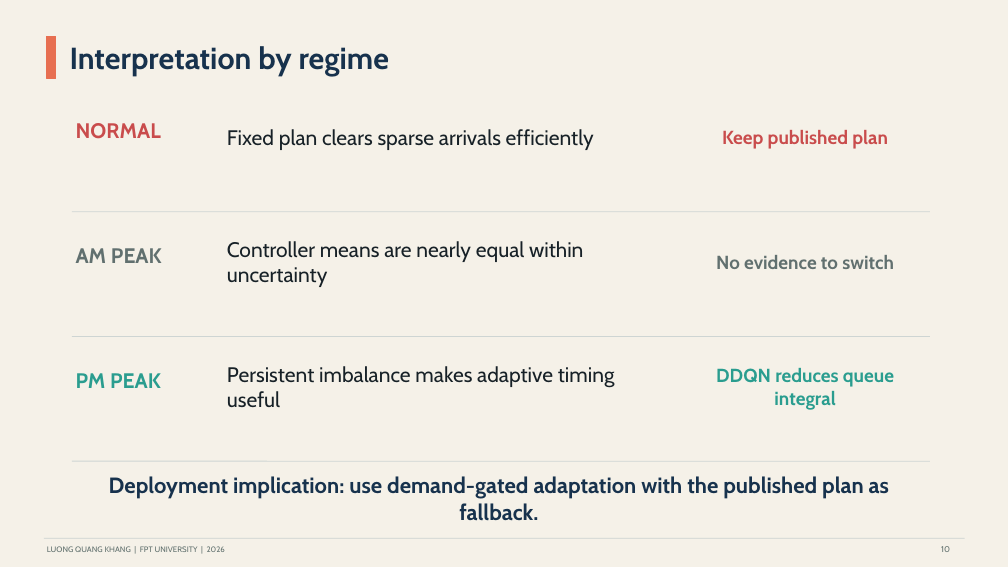
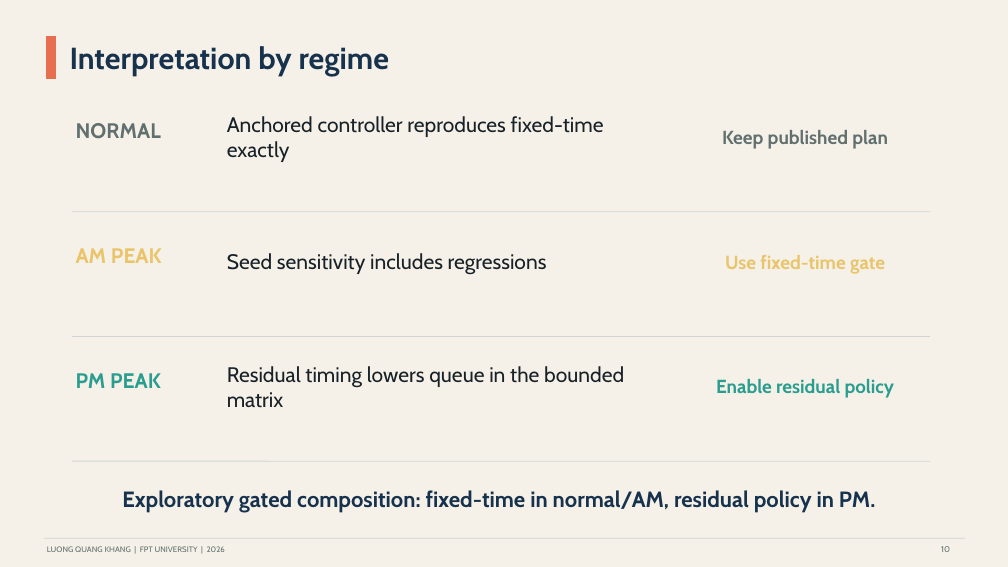
Before and after one commit to khanglqse/Thesis, a slide deck: slide 10 of presentation/thesis_defense_danang.pptx. Drawn at 1008x567 pixels with LibreOffice and Linux fonts; fonts in the diff are those of the drawing. Boxes give left, top, right and bottom in pixels: in the first picture for what was removed or moved away, otherwise in the second. Text is boxed around its words. In the diff, an @@ line names an element or a change of style, - is before the commit and + after.

Commit message:
Align thesis and defense with bounded network evidence

```diff
--- a/presentation/thesis_defense_danang.pptx
+++ b/presentation/thesis_defense_danang.pptx
@@ text "NORMAL" at <box>76,123,161,138</box>: text colour #C94C4C to #61706F @@
@@ text at <box>227,116,604,162</box>: text changed @@
-Fixed plan clears sparse arrivals efficiently
+Anchored controller reproduces fixed-time exactly
@@ text "Keep published plan" at <box>722,130,888,149</box>: text colour #C94C4C to #61706F @@
@@ text "AM PEAK" at <box>76,248,162,263</box>: text colour #61706F to #E9C46A @@
@@ text at <box>227,253,547,275</box>: text changed @@
-Controller means are nearly equal within uncertainty
+Seed sensitivity includes regressions
@@ text at <box>725,255,885,274</box>: text changed; text colour #61706F to #E9C46A @@
-No evidence to switch
+Use fixed-time gate
@@ text at <box>227,366,624,408</box>: text changed @@
-Persistent imbalance makes adaptive timing useful
+Residual timing lowers queue in the bounded matrix
@@ text at <box>716,379,895,398</box>: text changed @@
-DDQN reduces queue integral
+Enable residual policy
@@ text at <box>122,490,875,513</box>: text changed @@
-Deployment implication: use demand-gated adaptation with the published plan as fallback.
+Exploratory gated composition: fixed-time in normal/AM, residual policy in PM.
```
Also in this commit, not shown: 10 other slides changed, 6 other files.
